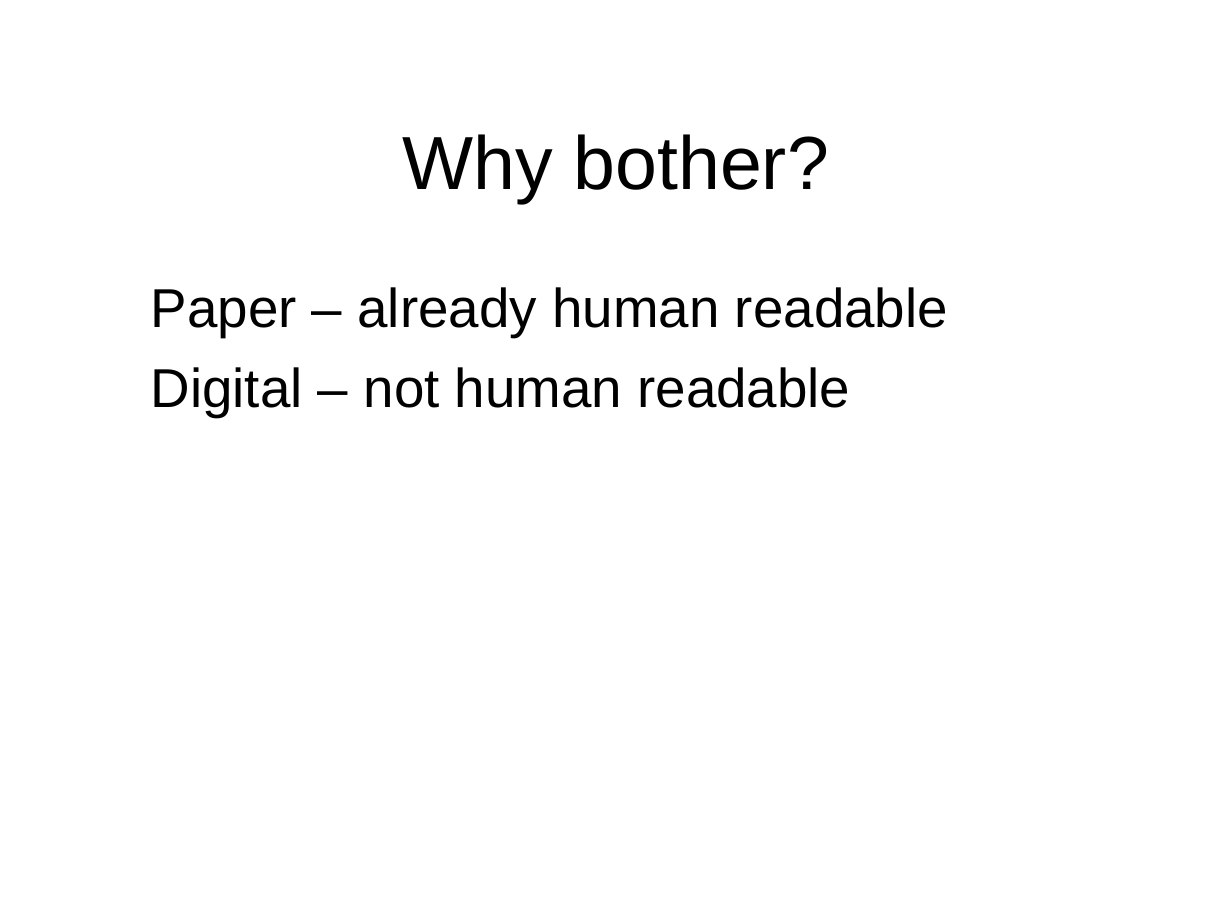
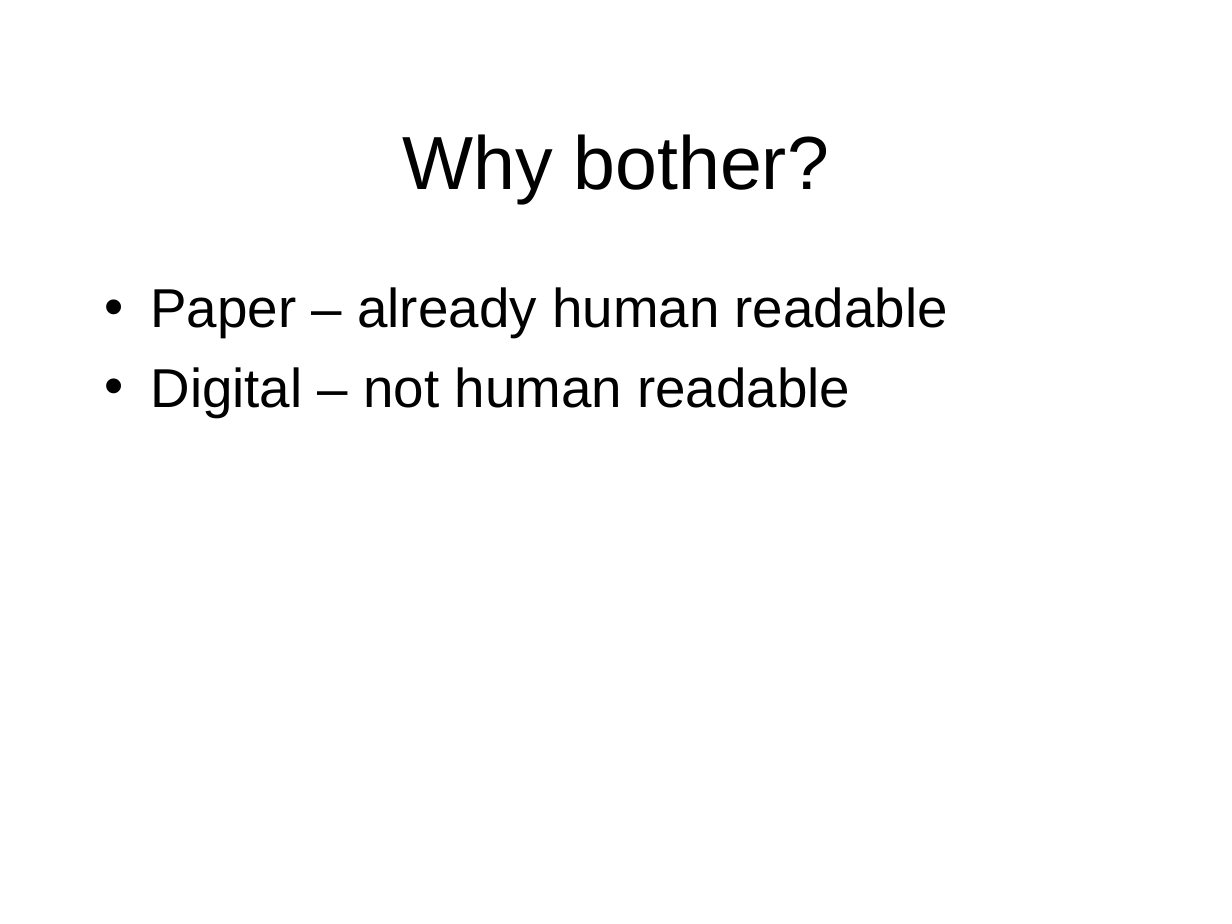
Before and after one commit to toneill/naa, a slide deck: slide 3 of doco/digital-preservation-chris-smart.odp (slide 2 before the commit). Drawn at 1232x924 pixels with LibreOffice and Linux fonts; fonts in the diff are those of the drawing; background and template pictures are left out. Boxes give left, top, right and bottom in pixels: in the first picture for what was removed or moved away, otherwise in the second. Text is boxed around its words. In the diff, an @@ line names an element or a change of style, - is before the commit and + after.

```diff
--- a/doco/digital-preservation-chris-smart.odp
+++ b/doco/digital-preservation-chris-smart.odp
@@ text "Paper – already human readable" at bbox=[151, 287, 948, 417]: bullet none to •; bullet colour #FFFFFF to #000000 @@
```
Also in this commit, not shown: 7 other slides changed, 19 slides added.
